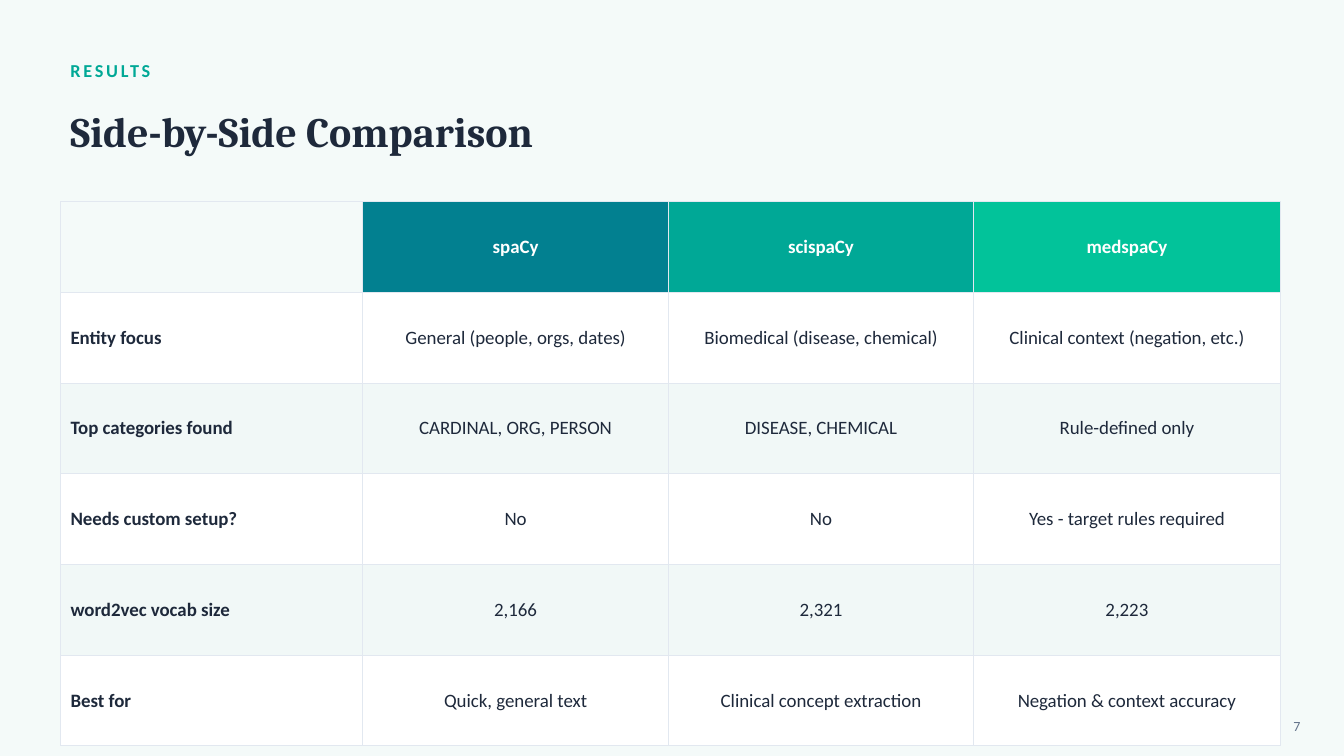
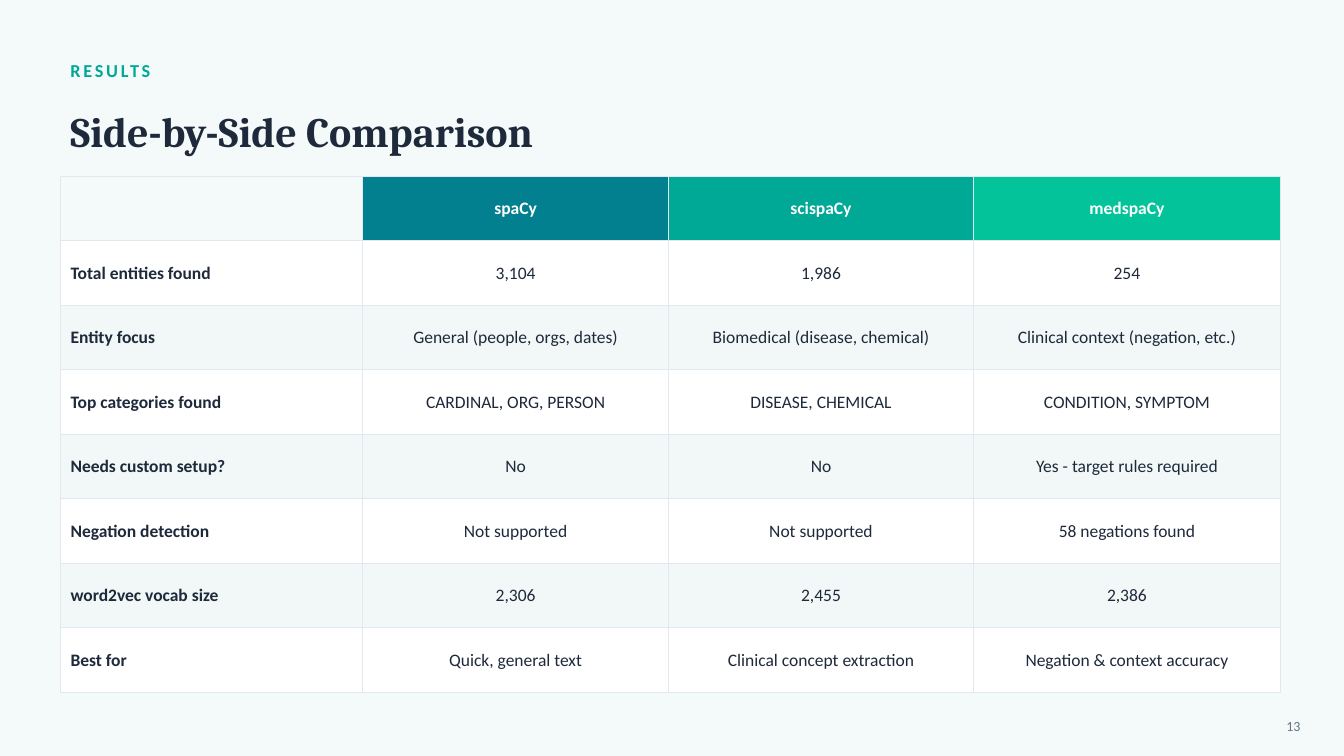
Before and after one commit to murali-github/msai-aih, a slide deck: slide 13 of MIMIC_NLP_Presentation.pptx (slide 7 before the commit). Drawn at 1344x756 pixels with LibreOffice and Linux fonts; fonts in the diff are those of the drawing. Boxes give left, top, right and bottom in pixels: in the first picture for what was removed or moved away, otherwise in the second. Text is boxed around its words. In the diff, an @@ line names an element or a change of style, - is before the commit and + after.

```diff
--- a/MIMIC_NLP_Presentation.pptx
+++ b/MIMIC_NLP_Presentation.pptx
@@ table at (x1=60, y1=176, x2=1280, y2=696) @@
+row 2: Total entities found | 3,104 | 1,986 | 254
-row 4, column 4: Rule-defined only
+row 4, column 4: CONDITION, SYMPTOM
-row 5: word2vec vocab size | 2,166 | 2,321 | 2,223
+row 6: Negation detection | Not supported | Not supported | 58 negations found
+row 7: word2vec vocab size | 2,306 | 2,455 | 2,386
@@ table resized from (x1=60, y1=202, x2=1280, y2=715) to (x1=60, y1=176, x2=1280, y2=696) @@
@@ text at (x1=1286, y1=722, x2=1300, y2=731): text changed @@
-7
+13
```
Also in this commit, not shown: 7 other slides changed, 6 slides added, 2 other files.
